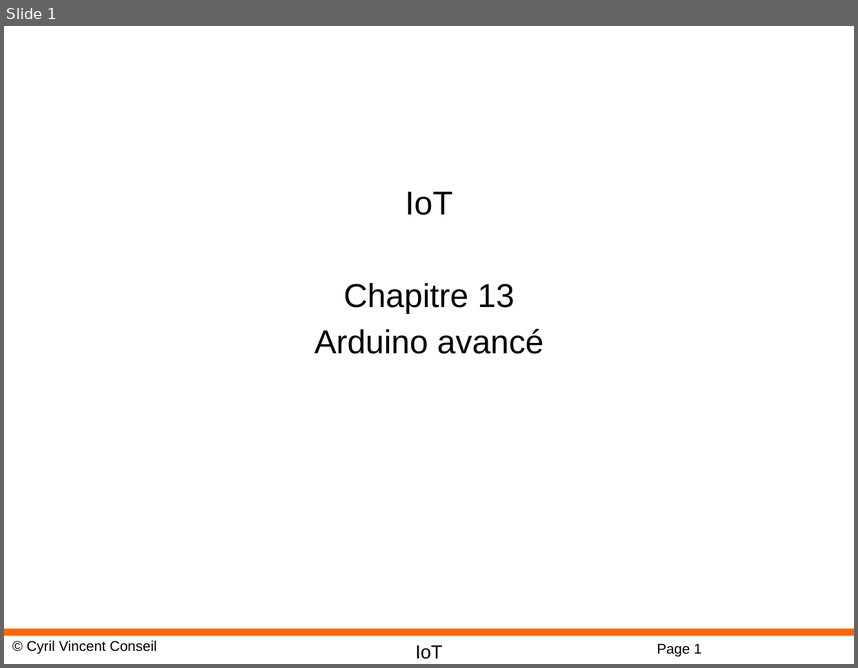
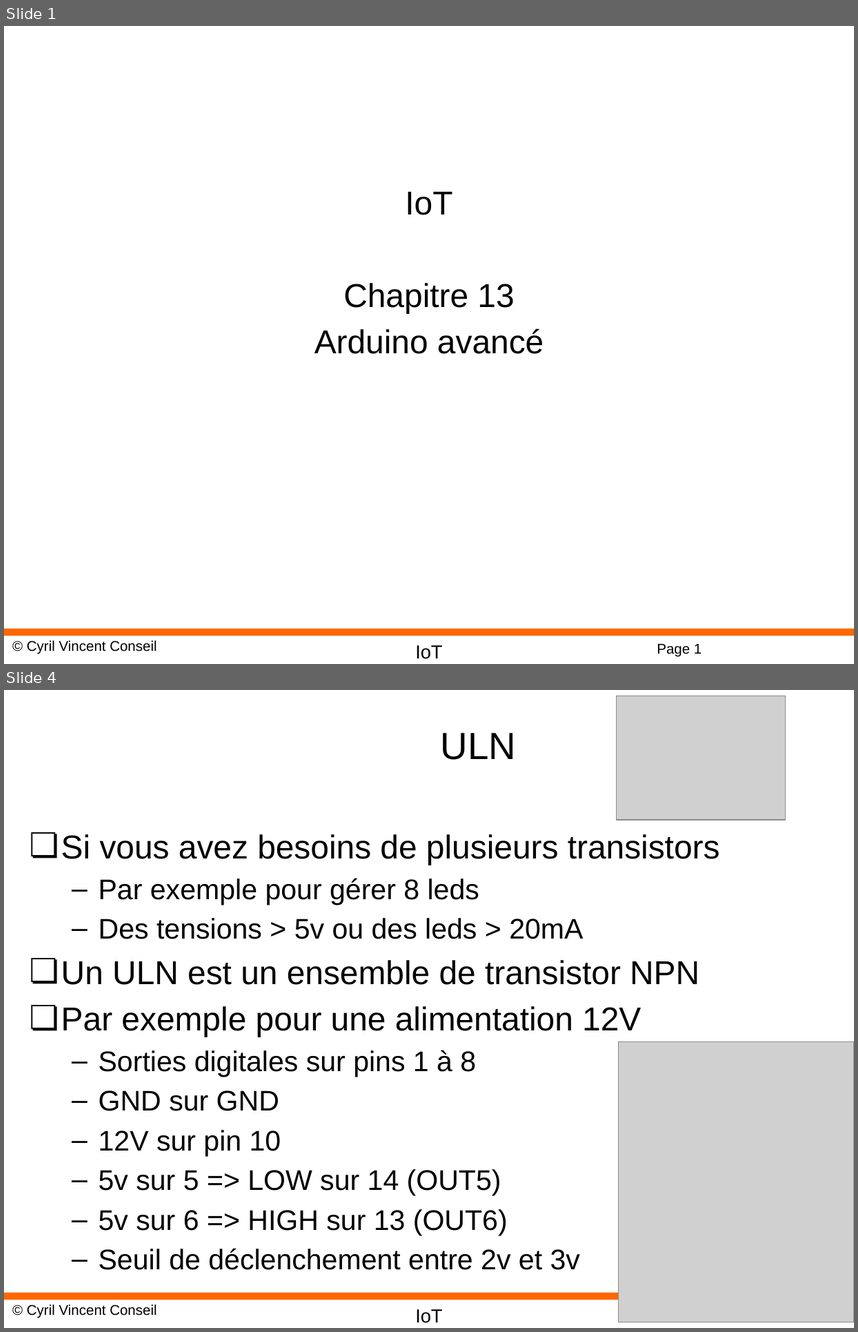
Before and after one commit to cyrilvincent/IoT, a slide deck: ppt/IoT14-ArduinoAdvanced.pptx. Shown one above the other, each under a label of ours: slide 1 before the commit, slides 1 and 4 after it; the slides between them are not shown. The pictures are 858x668 and 858x1332 pixels, drawn with LibreOffice and Linux fonts; fonts in the diff are those of the drawing; grey boxes stand for pictures; background and template pictures are left out. Boxes give left, top, right and bottom in pixels: in the first picture for what was removed or moved away, otherwise in the second. Text is boxed around its words. In the diff, an @@ line names an element or a change of style, - is before the commit and + after.

```diff
--- a/ppt/IoT14-ArduinoAdvanced.pptx
+++ b/ppt/IoT14-ArduinoAdvanced.pptx
@@ slide 4 added at [4,690,854,1328], background #FFFFFF; not listed: 4 template elements that a slide beside it also shows @@
@@ picture added at [616,696,785,820] @@
@@ title added at [441,733,517,760], 32 pt, text #000000 @@
+ULN
@@ text added at [61,834,720,1270], 24 pt, text #000000 @@
+❏ Si vous avez besoins de plusieurs transistors
+  – Par exemple pour gérer 8 leds
+  – Des tensions > 5v ou des leds > 20mA
+❏ Un ULN est un ensemble de transistor NPN
+❏ Par exemple pour une alimentation 12V
+  – Sorties digitales sur pins 1 à 8
+  – GND sur GND
+  – 12V sur pin 10
+  – 5v sur 5 => LOW sur 14 (OUT5)
+  – 5v sur 6 => HIGH sur 13 (OUT6)
+  – Seuil de déclenchement entre 2v et 3v
@@ picture added at [619,1042,854,1323] @@
```
Also in this commit, not shown: 4 other slides added, 2 slides removed, 14 other files.
